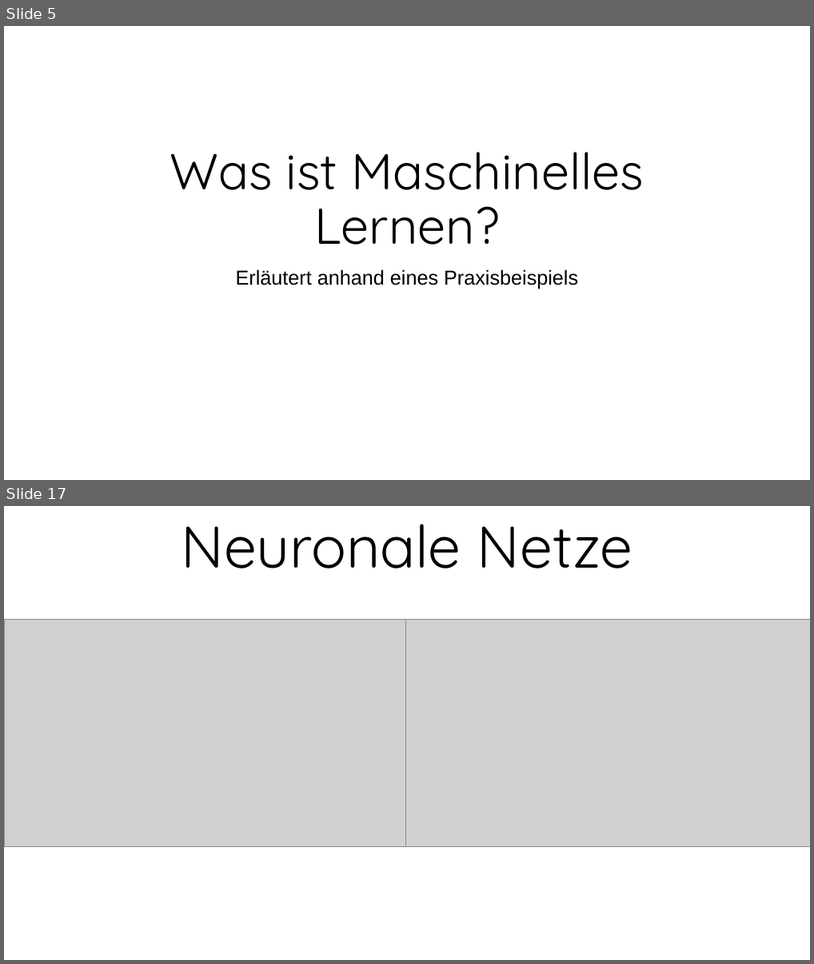
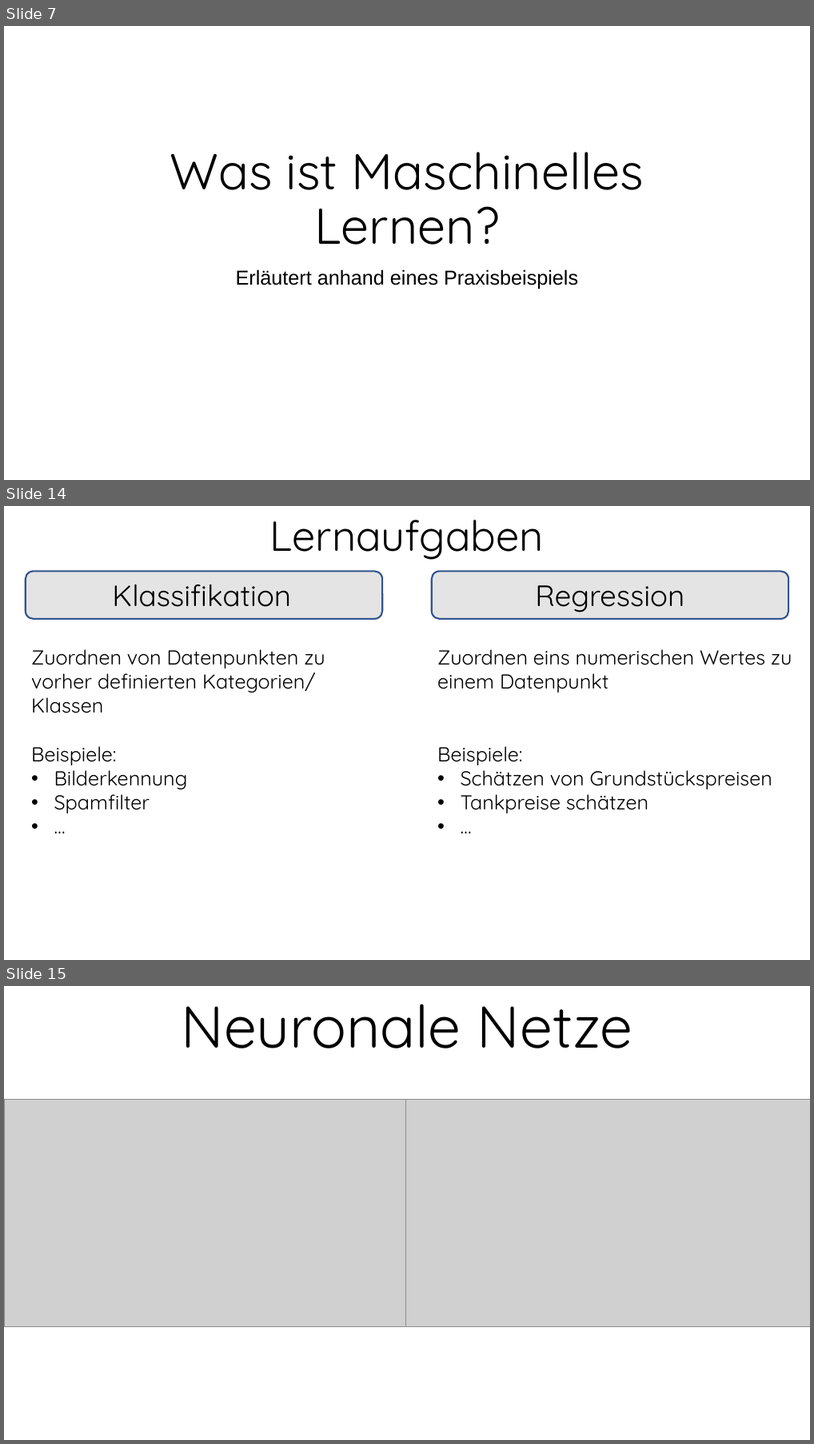
Before and after one commit to SemJoerg/DigitRecognition, a slide deck: presentation/presentation.pptx. Shown one above the other, each under a label of ours: slides 5 and 17 before the commit, slides 7, 14 and 15 after it; the slides between them are not shown. The pictures are 814x964 and 814x1444 pixels, drawn with LibreOffice and Linux fonts; fonts in the diff are those of the drawing; grey boxes stand for pictures; background and template pictures are left out. Boxes give left, top, right and bottom in pixels: in the first picture for what was removed or moved away, otherwise in the second. Text is boxed around its words. In the diff, an @@ line names an element or a change of style, - is before the commit and + after.

```diff
--- a/presentation/presentation.pptx
+++ b/presentation/presentation.pptx
@@ slide 14 added at (4,506,810,960), background picture (left out) @@
@@ text added at (270,520,544,560), 50 pt, text #000000 @@
+Lernaufgaben
@@ rounded rectangle added at (25,572,382,619), fill #7C7C7C at 20% opacity, outline #325491 2 pt @@
@@ rounded rectangle added at (432,572,790,619), fill #7C7C7C at 20% opacity, outline #325491 2 pt @@
@@ text added at (112,584,291,607), 35 pt, text #000000 @@
+Klassifikation
@@ text added at (535,585,685,612), 35 pt, text #000000 @@
+Regression
@@ text added at (31,649,325,813), 24 pt, text #000000 @@
+Zuordnen von Datenpunkten zu vorher definierten Kategorien/ Klassen
+Beispiele:
+• Bilderkennung
+• Spamfilter
+• …
@@ text added at (438,649,792,813), 24 pt, text #000000 @@
+Zuordnen eins numerischen Wertes zu einem Datenpunkt
+Beispiele:
+• Schätzen von Grundstückspreisen
+• Tankpreise schätzen
+• …
@@ what was slide 5 is now slide 7 @@
@@ what was slide 17 is now slide 15 @@
```
Also in this commit, not shown: 3 slides changed, 11 other slides added, 10 slides removed, 14 other files.
